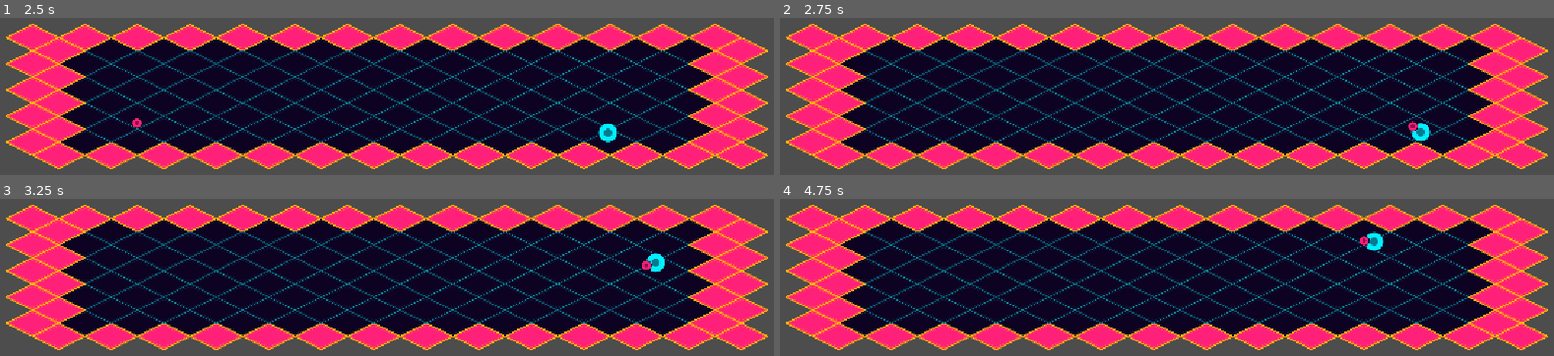
Above: before the commit, frames 1-4 (two rows, left to right).
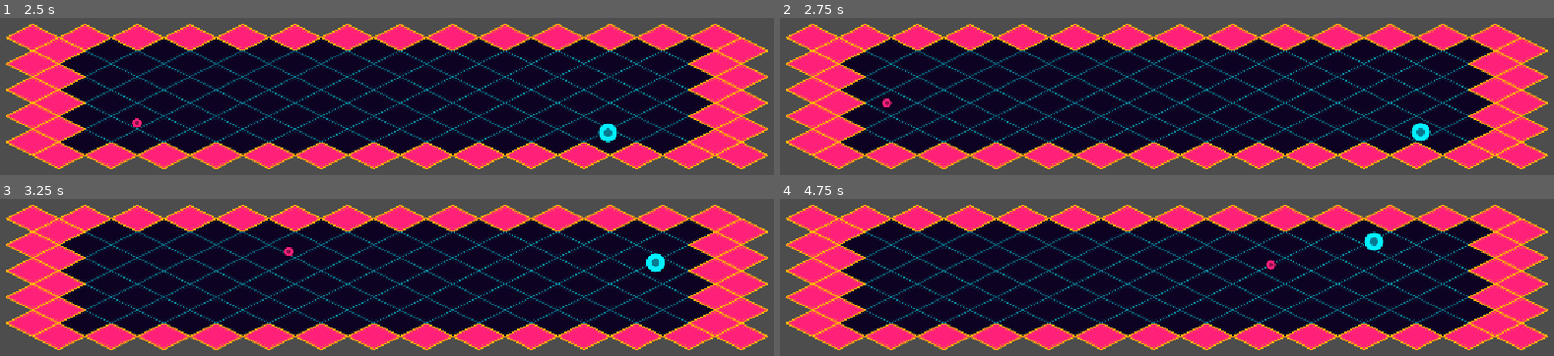
Above: after the commit, the same moments.

Repository: valeroman/Discus-Maximus
Game: Godot game, scene res://levels/test_arena.tscn
Same seed, same stepped clock (60 frames per second), same inputs: the game is played once before the commit and once after it. The project has no main scene, so this scene is started directly.
Inputs (mouse positions are in pixels of both pictures, inside the frame that each line leads up to):
- Up to frame 1 (2.5 s): tap Enter at 0.5 s; move the mouse to (557, 74) at 0.52 s; hold D (move_right) 0.53-1.28 s; tap Space (dash) at 0.6, 2.1 s; move the mouse to (232, 118) at 1.27 s; hold S (move_down) 1.28-2.03 s; click (232, 118) at 1.35 s; move the mouse to (outside the picture) at 2.02 s; hold D (move_right) from 2.03 s (still down)
- Up to frame 2 (2.75 s): keep holding D (move_right)
- Up to frame 3 (3.25 s): move the mouse to (outside the picture) at 2.77 s; release D (move_right) at 2.78 s; hold W (move_up) from 2.78 s (still down); click (outside the picture) at 2.85 s
- Up to frame 4 (4.75 s): move the mouse to (1406, 343) at 3.52 s; release W (move_up) at 3.53 s; hold A (move_left) from 3.53 s (still down); tap Space (dash) at 3.6 s; move the mouse to (927, 211) at 4.27 s; click (927, 211) at 4.35 s

Frame 1 is identical in both runs. In frame 2, 0.1% of the frame differs, in the area x 13-83%, y 51-74%; in frame 3, 0.1%, in the area x 36-85%, y 30-45%; in frame 4, 0.1%.

Commit message:
feat: Implement wall bounce mechanics with bounces_left counter in Disc class

Diff:
--- a/entities/disc/disc.gd
+++ b/entities/disc/disc.gd
@@ -24,7 +24,12 @@
 	if state == State.FLYING:
 		var collision := move_and_collide(velocity * _delta)
 		if collision:
-			_return_to_held()
+			if bounces_left > 0:
+				velocity = velocity.bounce(collision.get_normal())
+				bounces_left -= 1
+				EventBus.disc_bounced.emit(collision.get_position(), bounces_left)
+			else:
+				_return_to_held()
 
 func _return_to_held() -> void:
 	state = State.RETURNING
Not shown, changed: docs/tasks.md
Not shown, changed: specs/09-rebote-disco-paredes.md
